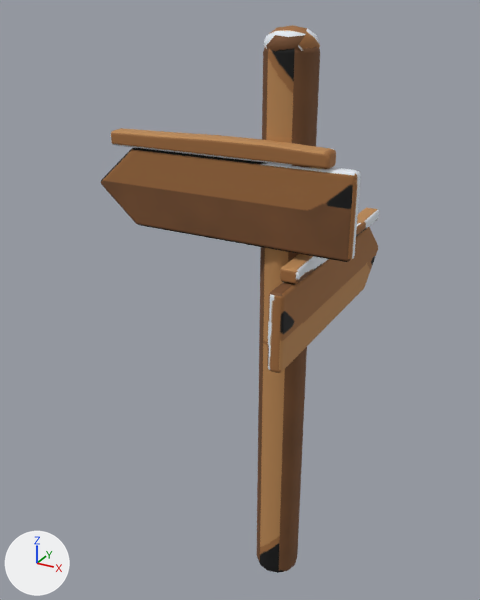
Renders of the glTF model game/assets3d/props/signpost.glb from each side of a commit.
Before and after are seen from a 50 mm lens placed at (0.829, -1.808, 1.984), pointed at (-0.26, 0.173, 0.994). Every picture has the same lights, and +X, +Y and +Z are marked at lower left. The first picture is the older version. Vertices at exactly the same position are counted once.

The scene before the commit, as lines of its bpy script (objects in view):
```python
me_a1 = bpy.data.meshes.new('a1')
me_a1.from_pydata(...)  # 966 vertices, 1908 faces; spans x -0.44..0.45, y -0.19..0.7, z -1.45..0.49
me_a1.materials.append(mat_signpost_baked)  # picture img_signpost_col
ob_a1 = bpy.data.objects.new('a1', me_a1)
ob_a1.location = (-0.2, -0.06, 1.45)
```
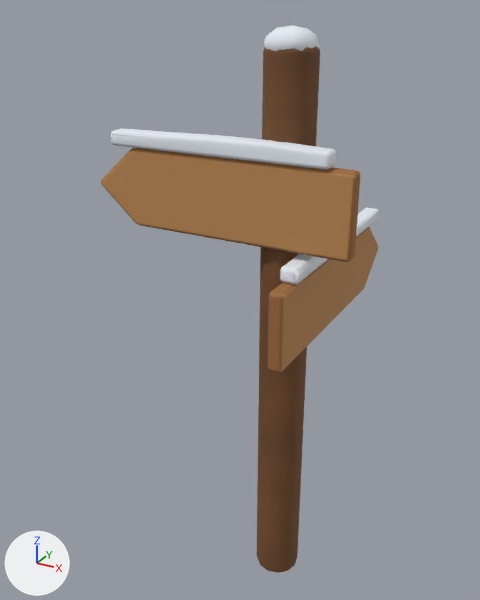
Boxes [x1, y1, x2, y2] around the edits, measured in the pictures (480 x 600 px):
part 1 of me_a1, reshaped
    before: [111, 133, 379, 284]
    after: [112, 131, 379, 284]
part 2 of me_a1, surface changed (lighter)
    both: [101, 25, 379, 373]

Patch to the scene script:
```diff
--- a/game/assets3d/props/signpost.glb.py
+++ b/game/assets3d/props/signpost.glb.py
@@ me_a1 @@
 # used by ob_a1; location = (-0.2, -0.06, 1.45)
-me_a1.from_pydata(...)  # 966 vertices, 1908 faces; spans x -0.44..0.45, y -0.19..0.7, z -1.45..0.49
+me_a1.from_pydata(...)  # 679 vertices, 1334 faces; spans x -0.44..0.45, y -0.19..0.7, z -1.45..0.49
+# me_a1 part 1: 52 vertices moved within x -0.37..0.37, y -0.11..0.63, z -0.2..0.18; 290 vertices removed from x -0.38..0.38, y -0.11..0.63, z -0.2..0.19; 3 vertices added at x -0.18..0.26, y -0.06..0.44, z -0.17..0.17
+# me_a1 part 2: 408 kept faces spanning x -0.44..0.45, y -0.19..0.7, z -1.45..0.49 get new texture (UV) coordinates
 me_a1.materials.append(mat_signpost_baked)
```
